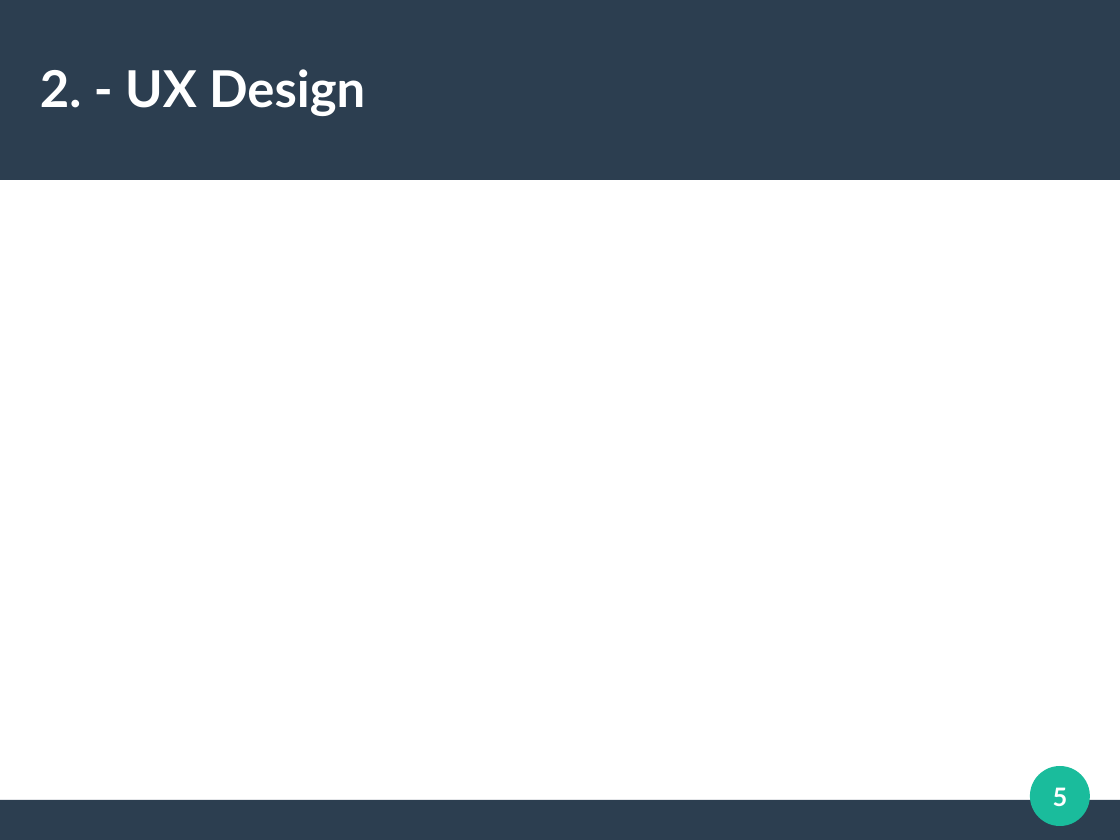
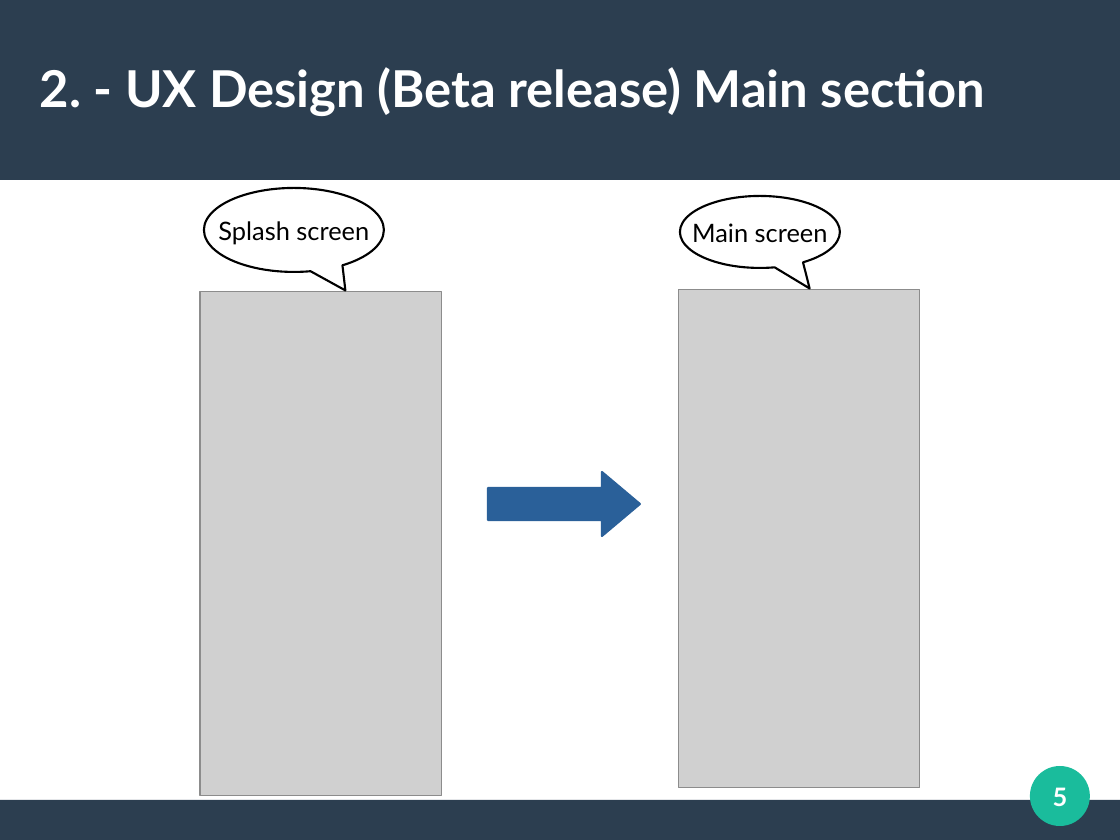
Before and after one commit to sergioparamo/kanjistudy, a slide deck: slide 5 of description/KanjiStudyPresentation.odp. Drawn at 1120x840 pixels with LibreOffice and Linux fonts; fonts in the diff are those of the drawing; grey boxes stand for pictures. Boxes give left, top, right and bottom in pixels: in the first picture for what was removed or moved away, otherwise in the second. Text is boxed around its words. In the diff, an @@ line names an element or a change of style, - is before the commit and + after.

```diff
--- a/description/KanjiStudyPresentation.odp
+++ b/description/KanjiStudyPresentation.odp
@@ title at bbox=[40, 67, 985, 116]: text changed @@
-2. - UX Design
+2. - UX Design (Beta release) Main section
@@ speech bubble added at bbox=[204, 188, 384, 272], fill #FFFFFF, outline #000000 1.5 pt, 18 pt, text #000000 @@
+Splash screen
@@ speech bubble added at bbox=[680, 196, 839, 268], fill #FFFFFF, outline #000000 1.5 pt, 18 pt, text #000000 @@
+Main screen
@@ picture added at bbox=[200, 292, 442, 796] @@
@@ picture added at bbox=[679, 290, 920, 789] @@
@@ right arrow added at bbox=[488, 473, 640, 537], fill #2A6099, outline #2A6099 1.5 pt @@
```
Also in this commit, not shown: 2 other slides changed, 5 slides added, 4 slides removed, 15 other files.
